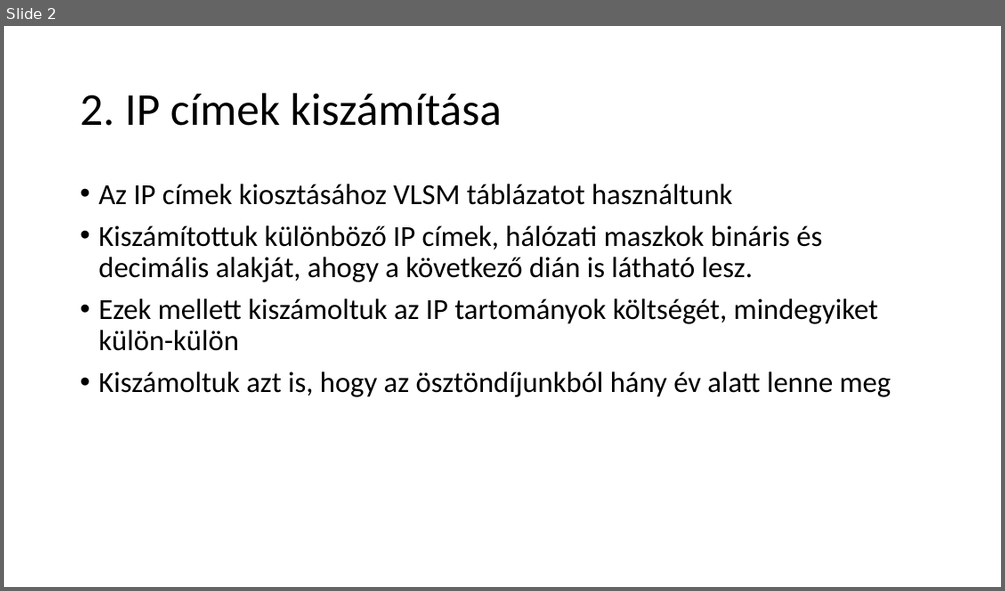
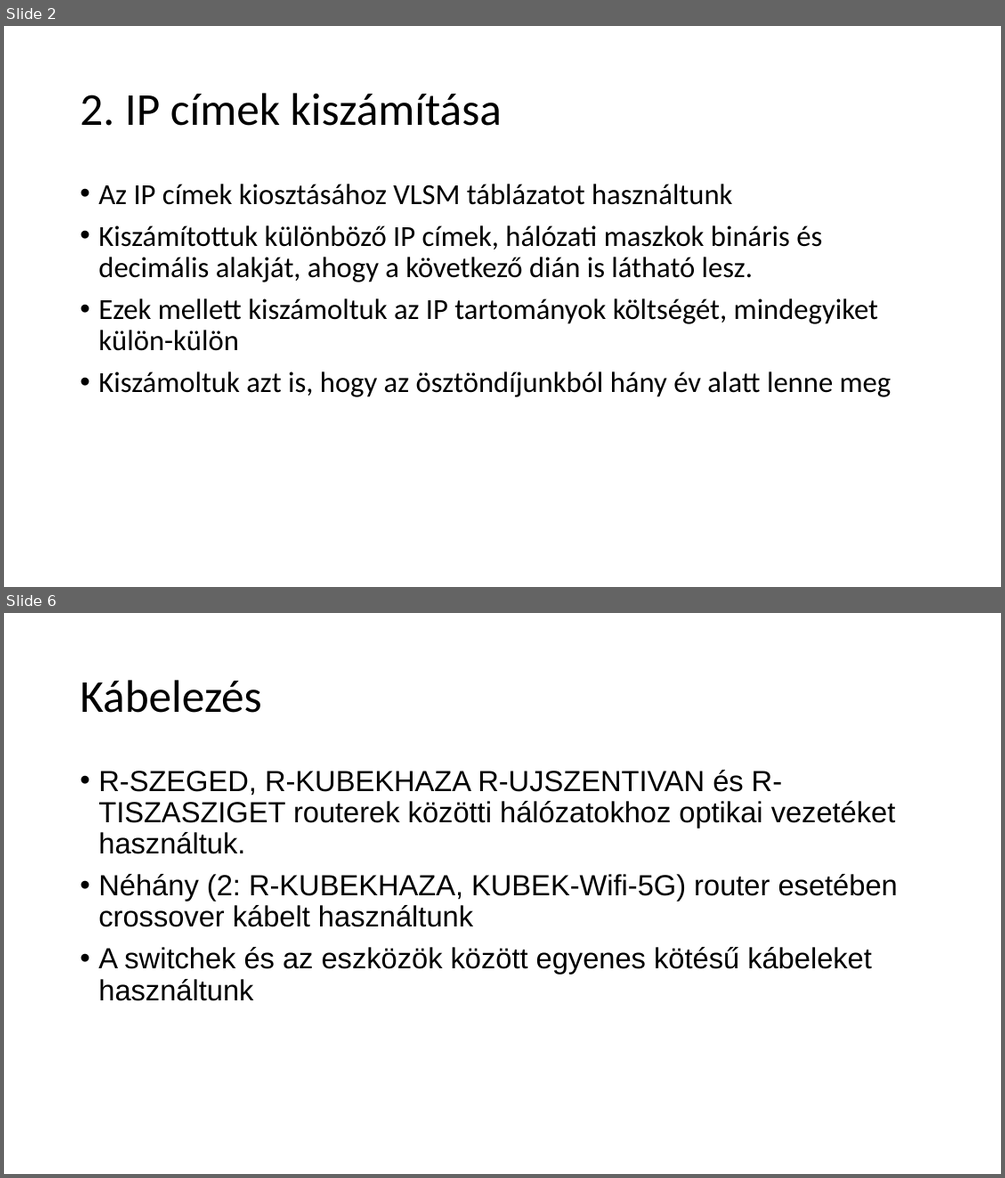
Before and after one commit to belain3d/halozatProjektek, a slide deck: 2-3-Projektmunka.pptx. Shown one above the other, each under a label of ours: slide 2 before the commit, slides 2 and 6 after it; the slides between them are not shown. The pictures are 1005x591 and 1005x1178 pixels, drawn with LibreOffice and Linux fonts; fonts in the diff are those of the drawing. Boxes give left, top, right and bottom in pixels: in the first picture for what was removed or moved away, otherwise in the second. Text is boxed around its words. In the diff, an @@ line names an element or a change of style, - is before the commit and + after.

```diff
--- a/2-3-Projektmunka.pptx
+++ b/2-3-Projektmunka.pptx
@@ slide 6 added at [4,613,1001,1174], background #FFFFFF @@
@@ title added at [80,680,261,713], 44 pt, text #000000 @@
+Kábelezés
@@ text added at [98,770,898,1001], 28 pt, text #000000 @@
+• R-SZEGED, R-KUBEKHAZA R-UJSZENTIVAN és R-TISZASZIGET routerek közötti hálózatokhoz optikai vezetéket használtuk.
+• Néhány (2: R-KUBEKHAZA, KUBEK-Wifi-5G) router esetében crossover kábelt használtunk
+• A switchek és az eszközök között egyenes kötésű kábeleket használtunk
```
Also in this commit, not shown: 6 other slides added, 1 slide removed, 2 other files.
